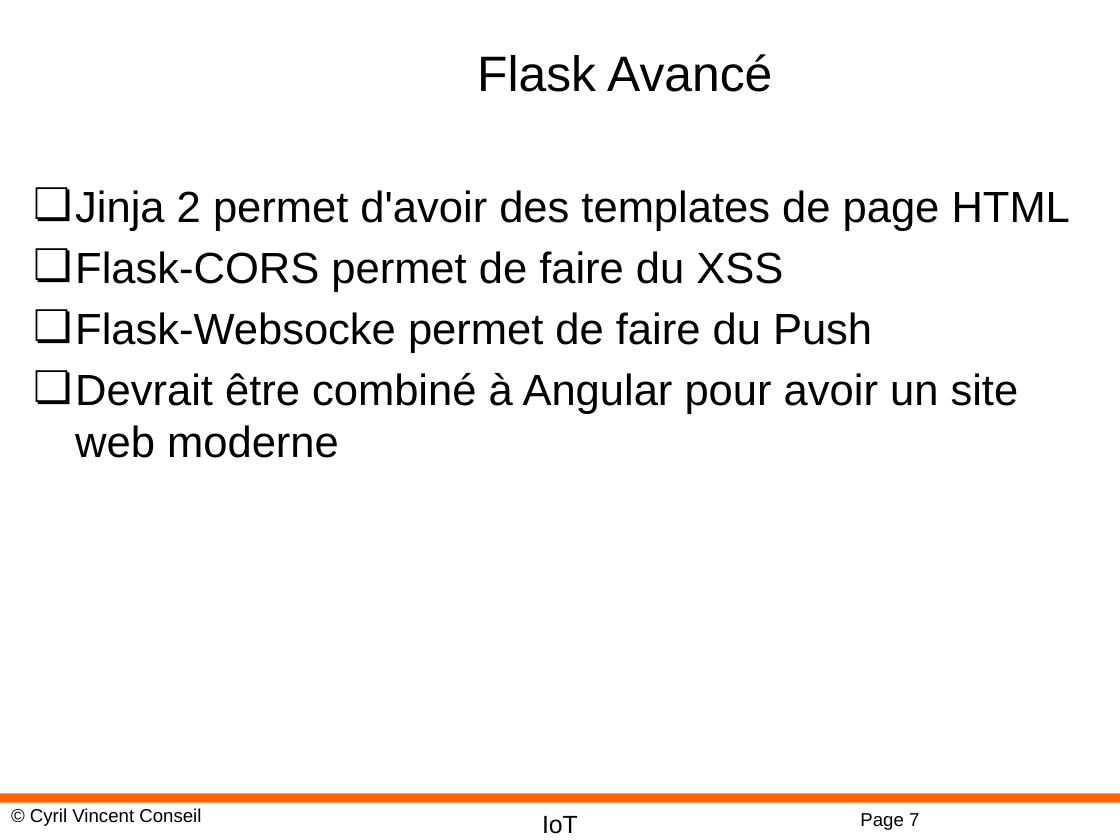
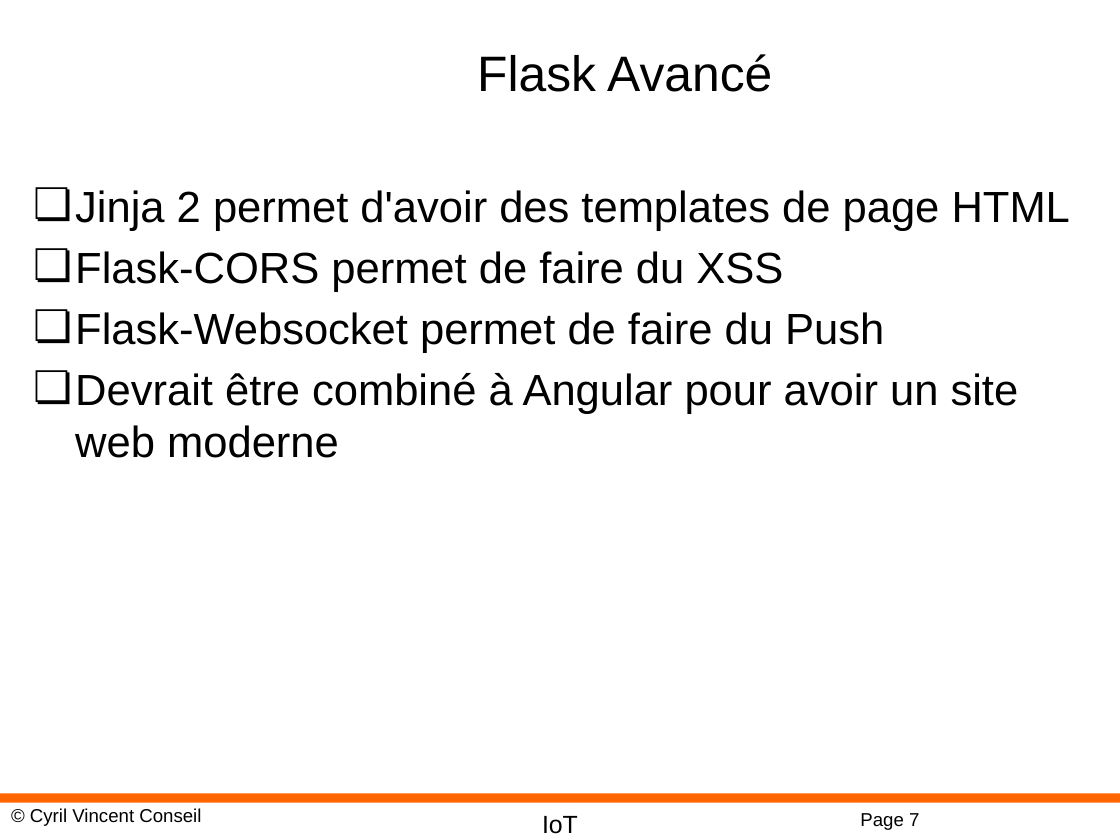
Before and after one commit to cyrilvincent/IoT, a slide deck: slide 7 of ppt/IoT10-HTTP.pptx. Drawn at 1120x840 pixels with LibreOffice and Linux fonts; fonts in the diff are those of the drawing; background and template pictures are left out. Boxes give left, top, right and bottom in pixels: in the first picture for what was removed or moved away, otherwise in the second. Text is boxed around its words. In the diff, an @@ line names an element or a change of style, - is before the commit and + after.

```diff
--- a/ppt/IoT10-HTTP.pptx
+++ b/ppt/IoT10-HTTP.pptx
@@ text at (75,312,884,353): text changed @@
-❏ Flask-Websocke permet de faire du Push
+❏ Flask-Websocket permet de faire du Push
```
Also in this commit, not shown: 1 slide added, 2 other files.
